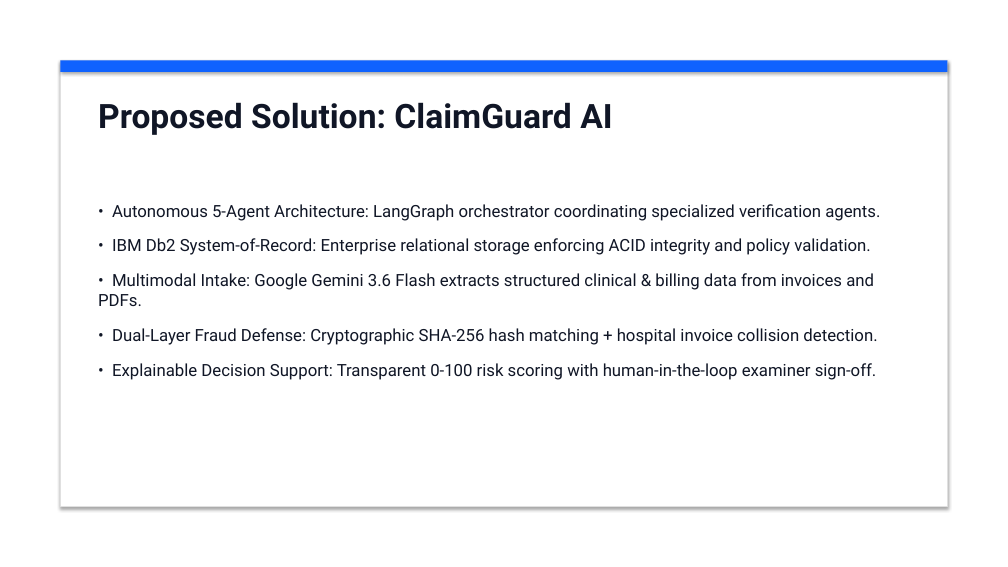
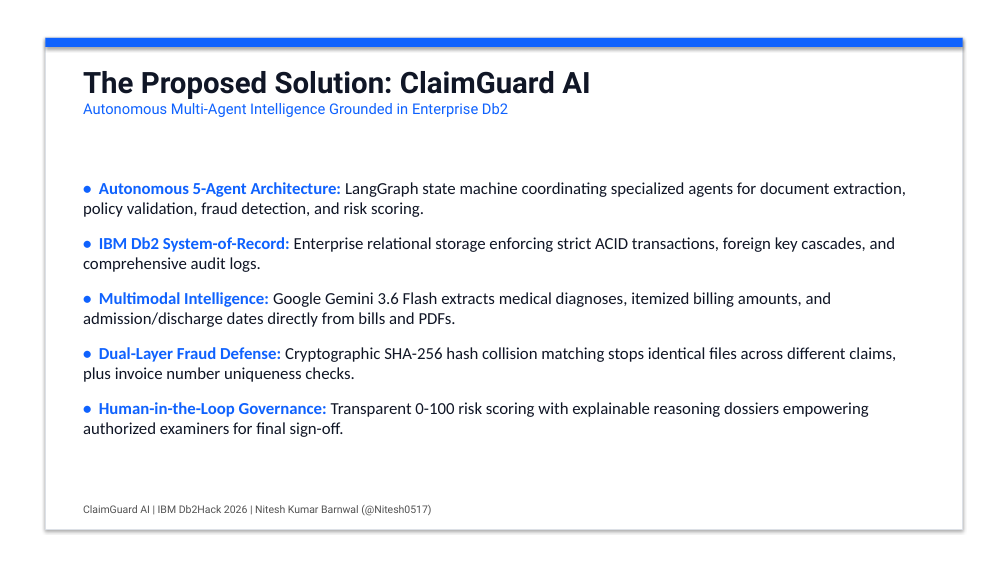
Before and after one commit to KunalGolaIBM/IBM_Db2_TechX_Project_Submission, a slide deck: slide 3 of submissions/claimguard-ai/docs/ClaimGuard_AI_Pitch_Deck.pptx. Drawn at 1008x567 pixels with LibreOffice and Linux fonts; fonts in the diff are those of the drawing. Boxes give left, top, right and bottom in pixels: in the first picture for what was removed or moved away, otherwise in the second. Text is boxed around its words. In the diff, an @@ line names an element or a change of style, - is before the commit and + after.

Commit message:
docs(claimguard-ai): update pitch deck with embedded screenshots and architecture PDF

```diff
--- a/submissions/claimguard-ai/docs/ClaimGuard_AI_Pitch_Deck.pptx
+++ b/submissions/claimguard-ai/docs/ClaimGuard_AI_Pitch_Deck.pptx
@@ rectangle: place and size @@
-rectangle at bbox=[60, 60, 948, 72]
+rectangle at bbox=[45, 38, 963, 47]
@@ rectangle: place and size @@
-rectangle at bbox=[60, 60, 948, 507]
+rectangle at bbox=[45, 38, 963, 529]
@@ rectangle at bbox=[45, 38, 963, 529]: outline #E0E0E0 1 pt to #DCE0E6 1 pt @@
@@ text at bbox=[83, 71, 590, 117]: text changed; size 32 to 14 pt; text colour #101626 to #0F62FE; bold off @@
-Proposed Solution: ClaimGuard AI
+The Proposed Solution: ClaimGuard AI
+Autonomous Multi-Agent Intelligence Grounded in Enterprise Db2
@@ text at bbox=[83, 182, 906, 437]: text changed; font Roboto to Calibri @@
-• Autonomous 5-Agent Architecture: LangGraph orchestrator coordinating specialized verification agents.
-• IBM Db2 System-of-Record: Enterprise relational storage enforcing ACID integrity and policy validation.
-• Multimodal Intake: Google Gemini 3.6 Flash extracts structured clinical & billing data from invoices and PDFs.
-• Dual-Layer Fraud Defense: Cryptographic SHA-256 hash matching + hospital invoice collision detection.
-• Explainable Decision Support: Transparent 0-100 risk scoring with human-in-the-loop examiner sign-off.
+• Autonomous 5-Agent Architecture: LangGraph state machine coordinating specialized agents for document extraction, policy validation, fraud detection, and risk scoring.
+• IBM Db2 System-of-Record: Enterprise relational storage enforcing strict ACID transactions, foreign key cascades, and comprehensive audit logs.
+• Multimodal Intelligence: Google Gemini 3.6 Flash extracts medical diagnoses, itemized billing amounts, and admission/discharge dates directly from bills and PDFs.
+• Dual-Layer Fraud Defense: Cryptographic SHA-256 hash collision matching stops identical files across different claims, plus invoice number uniqueness checks.
+• Human-in-the-Loop Governance: Transparent 0-100 risk scoring with explainable reasoning dossiers empowering authorized examiners for final sign-off.
@@ text added at bbox=[83, 505, 431, 516], 10 pt, text #525252 @@
+ClaimGuard AI | IBM Db2Hack 2026 | Nitesh Kumar Barnwal (@Nitesh0517)
```
Also in this commit, not shown: 2 other slides changed, 7 slides added, 5 slides removed, 1 other file.
